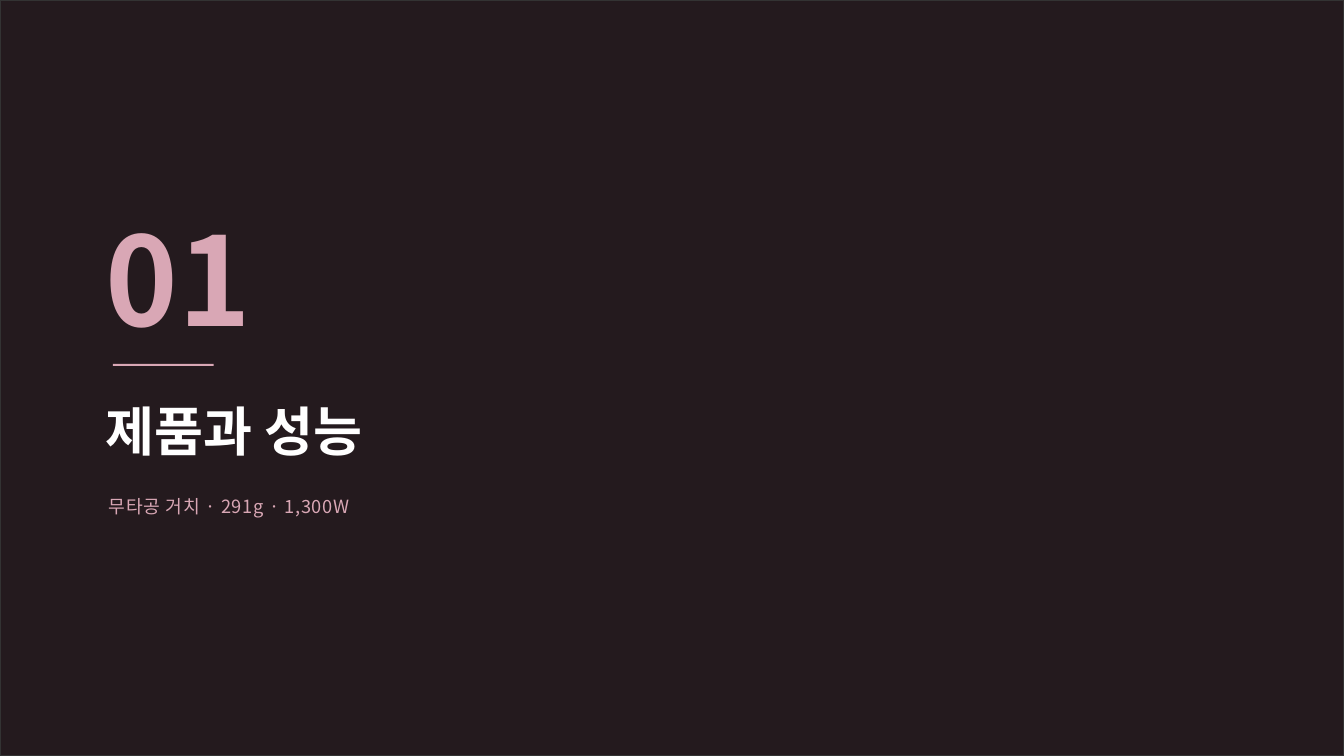
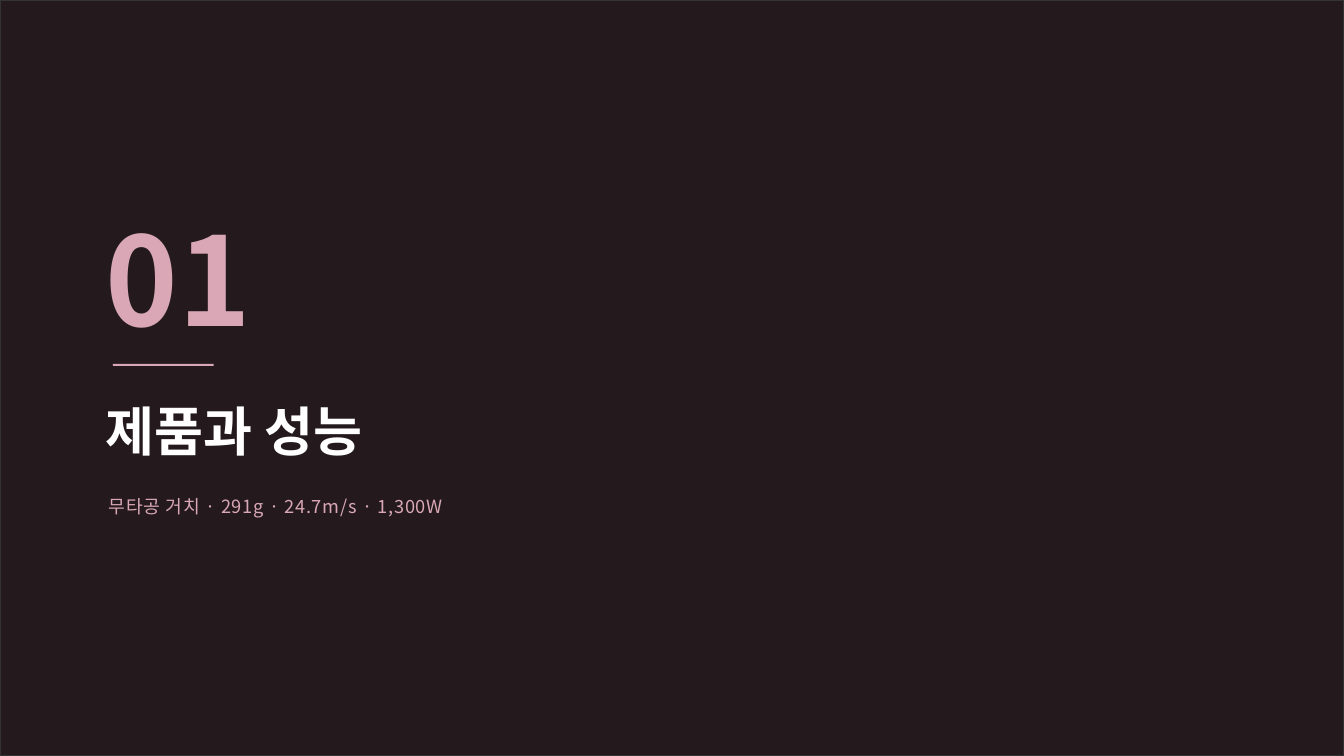
Before and after one commit to wqmn1212/nellia-order-hub, a slide deck: slide 4 of docs/넬리아_제품소개서_유통사용.pptx (slide 3 before the commit). Drawn at 1344x756 pixels with LibreOffice and Linux fonts; fonts in the diff are those of the drawing; background and template pictures are left out. Boxes give left, top, right and bottom in pixels: in the first picture for what was removed or moved away, otherwise in the second. Text is boxed around its words. In the diff, an @@ line names an element or a change of style, - is before the commit and + after.

```diff
--- a/docs/넬리아_제품소개서_유통사용.pptx
+++ b/docs/넬리아_제품소개서_유통사용.pptx
@@ text at (109,498,443,518): text changed @@
-무타공 거치 · 291g · 1,300W
+무타공 거치 · 291g · 24.7m/s · 1,300W
```
Also in this commit, not shown: 7 other slides changed, 6 slides added, 1 other file.
